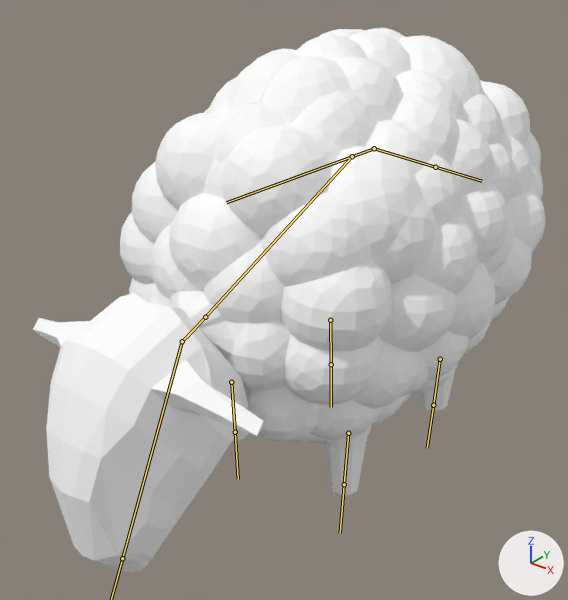
The FBX model Blender Models/Sheep/Sheep.fbx: old version first, new version second.
Before and after are seen from a 50 mm lens placed at (4.43, -6.34, 5.31), pointed at (0.13, -0.97, 1.98). Lighting does not change. The marker at lower right points along +X, +Y and +Z. Both versions are drawn at frame 1 of the action 'Armature|Sheep_Walking'; the numbers are the values there. The bones that bend it are drawn over the model as lines.
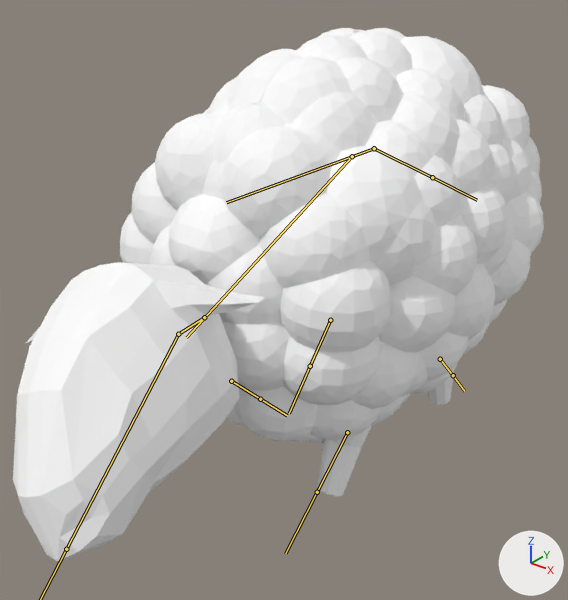
Boxes [x1, y1, x2, y2] around the edits, measured in the pictures (568 x 600 px):
```json
{"object": "Cube", "change": "posed", "before": [33, 27, 545, 573], "after": [13, 28, 544, 561]}
{"bone": "Leg02.L", "before": "(440, 359) to (433, 405)", "after": "(440, 359) to (453, 375)"}
{"bone": "Neck", "before": "(205, 317) to (182, 341)", "after": "(204, 317) to (178, 334)"}
{"bone": "Head", "before": "(182, 341) to (122, 558)", "after": "(178, 334) to (66, 549)"}
{"bone": "Leg01.L", "before": "(348, 433) to (344, 484)", "after": "(347, 432) to (317, 492)"}
{"bone": "Leg01.R", "before": "(231, 382) to (235, 432)", "after": "(231, 381) to (260, 399)"}
{"bone": "Leg02.R", "before": "(330, 320) to (331, 364)", "after": "(330, 320) to (310, 366)"}
{"bone": "Tail", "before": "(374, 148) to (435, 167)", "after": "(374, 148) to (432, 177)"}
```

The change, as JSON lines over the scene's bpy script:
```json
{"block": "bone_leg02_l", "where": "bone_leg02_l = bpy.data.objects['Armature'].pose.bones['Leg02.L']  # child of 'Back'"}
{"op": "set", "path": "bone_leg02_l.rotation_quaternion", "old": "(1.0, 0.0, 0.0, 0.0)", "new": "(0.924, 0.0, -0.015, -0.382)", "note": "degrees (0, 0, 0) -> degrees (1, -2, -45)"}
{"block": "bone_neck", "where": "bone_neck = bpy.data.objects['Armature'].pose.bones['Neck']  # child of 'Chest'"}
{"op": "set", "path": "bone_neck.rotation_quaternion", "old": "(0.99, -0.14, 0.0, 0.0)", "new": "(1.0, 0.0, 0.0, 0.0)", "note": "degrees (-16, 0, 0) -> degrees (0, 0, 0)"}
{"block": "bone_head", "where": "bone_head = bpy.data.objects['Armature'].pose.bones['Head']  # child of 'Neck'"}
{"op": "set", "path": "bone_head.rotation_quaternion", "old": "(0.981, -0.195, 0.0, 0.0)", "new": "(0.979, -0.012, 0.142, 0.149)", "note": "degrees (-22, 0, 0) -> degrees (1, 16, 17)"}
{"block": "bone_leg01_l", "where": "bone_leg01_l = bpy.data.objects['Armature'].pose.bones['Leg01.L']  # child of 'Chest'"}
{"op": "set", "path": "bone_leg01_l.rotation_quaternion", "old": "(1.0, 0.0, 0.0, 0.0)", "new": "(0.924, 0.0, 0.015, 0.382)", "note": "degrees (0, 0, 0) -> degrees (1, 2, 45)"}
{"block": "bone_leg01_r", "where": "bone_leg01_r = bpy.data.objects['Armature'].pose.bones['Leg01.R']  # child of 'Chest'"}
{"op": "set", "path": "bone_leg01_r.rotation_quaternion", "old": "(1.0, 0.0, 0.0, 0.0)", "new": "(0.924, 0.0, 0.015, 0.382)", "note": "degrees (0, 0, 0) -> degrees (1, 2, 45)"}
{"block": "bone_leg02_r", "where": "bone_leg02_r = bpy.data.objects['Armature'].pose.bones['Leg02.R']  # child of 'Back'"}
{"op": "set", "path": "bone_leg02_r.rotation_quaternion", "old": "(1.0, 0.0, 0.0, 0.0)", "new": "(0.924, 0.0, -0.015, -0.382)", "note": "degrees (0, 0, 0) -> degrees (1, -2, -45)"}
{"block": "bone_tail", "where": "bone_tail = bpy.data.objects['Armature'].pose.bones['Tail']"}
{"op": "set", "path": "bone_tail.rotation_quaternion", "old": "(0.999, 0.042, -0.001, -0.001)", "new": "(1.0, 0.0, 0.0, 0.0)", "note": "degrees (5, 0, 0) -> degrees (0, 0, 0)"}
```
